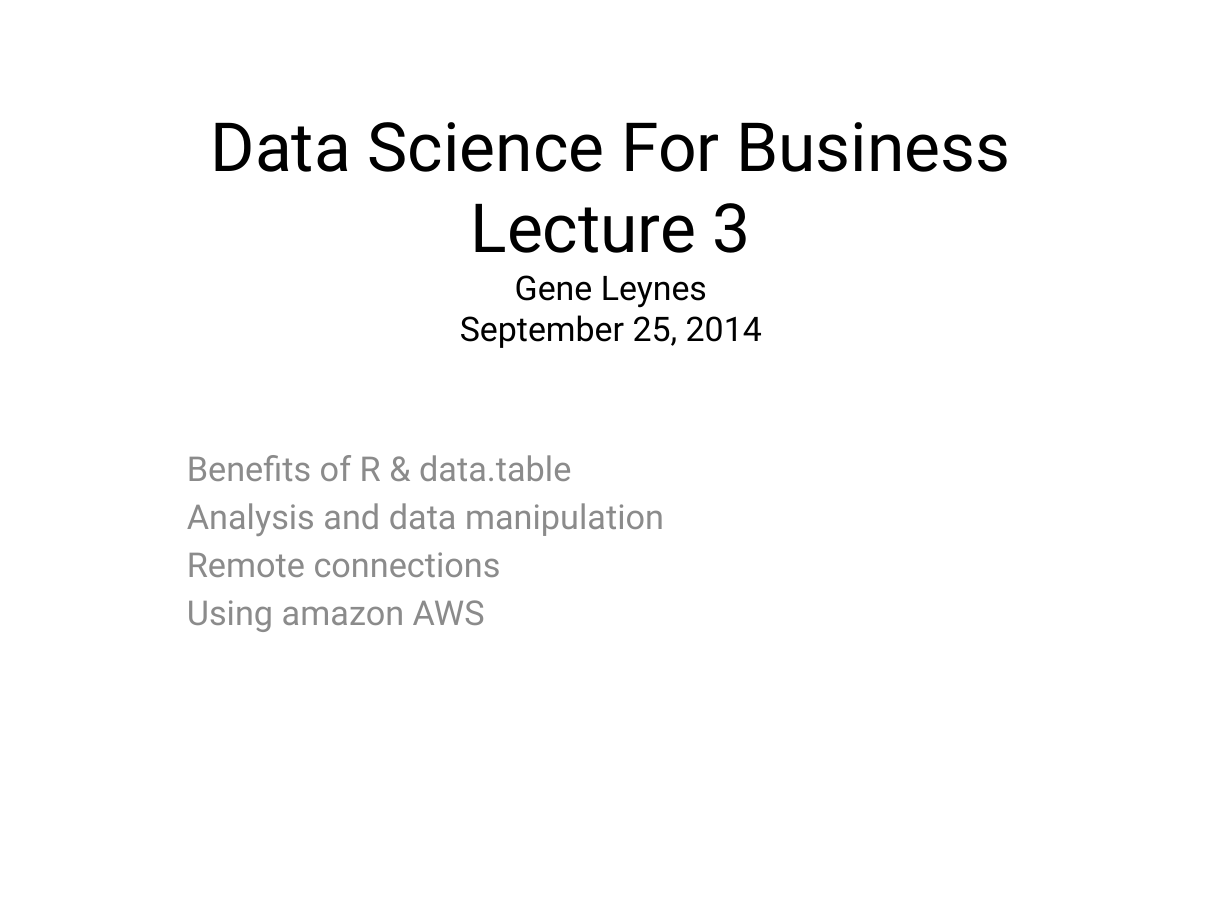
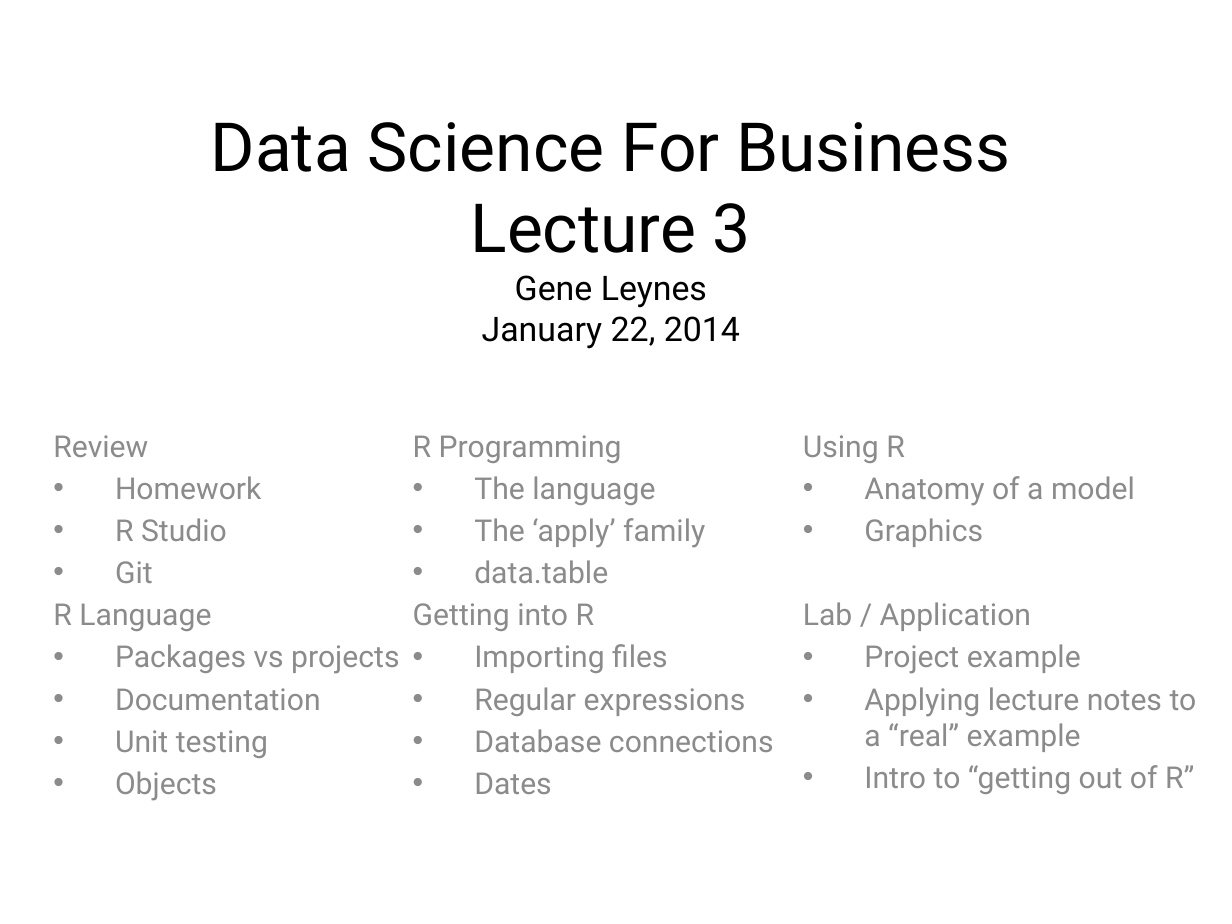
Before and after one commit to geneorama/DataScienceForBusiness, a slide deck: slide 1 of Lec3/Lecture_3.pptx. Drawn at 1232x924 pixels with LibreOffice and Linux fonts; fonts in the diff are those of the drawing; background and template pictures are left out. Boxes give left, top, right and bottom in pixels: in the first picture for what was removed or moved away, otherwise in the second. Text is boxed around its words. In the diff, an @@ line names an element or a change of style, - is before the commit and + after.

```diff
--- a/Lec3/Lecture_3.pptx
+++ b/Lec3/Lecture_3.pptx
@@ title at [211,122,1010,349]: text changed @@
-Data Science For Business
-Lecture 3
-Gene Leynes
-September 25, 2014
+Data Science For Business
+Lecture 3
+Gene Leynes
+January 22, 2014
@@ subtitle at [53,435,399,758]: text changed; size 20 to 17.6 pt @@
-Benefits of R & data.table
-Analysis and data manipulation
-Remote connections
-Using amazon AWS
+Review
+• Homework
+• R Studio
+• Git
+R Language
+• Packages vs projects
+• Documentation
+• Unit testing
+• Objects
@@ text added at [413,435,774,752], 17.6 pt, text #8C8C8C @@
+R Programming
+• The language
+• The ‘apply’ family
+• data.table
+Getting into R
+• Importing files
+• Regular expressions
+• Database connections
+• Dates
@@ text added at [803,435,1197,794], 17.6 pt, text #8C8C8C @@
+Using R
+• Anatomy of a model
+• Graphics
+Lab / Application
+• Project example
+• Applying lecture notes to a “real” example
+• Intro to “getting out of R”
```
Also in this commit, not shown: 16 slides added, 5 slides removed, 16 other files.
